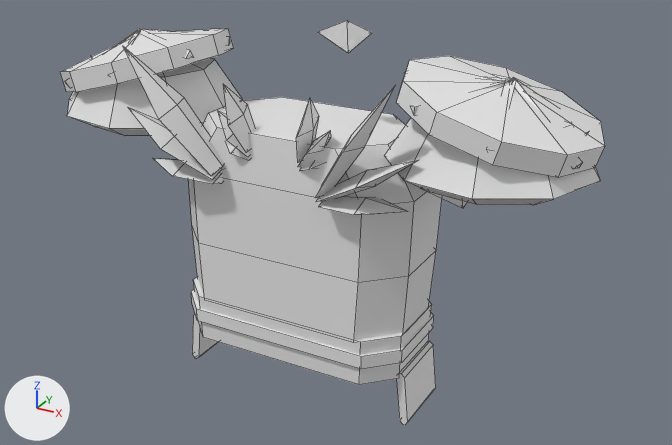
One commit to the FBX model roblox/art/armor/armor_tier3_transcendent.fbx: the scene before it, then after it.
One viewpoint serves both versions: a 50 mm lens placed at (3.8, -6.41, 3.36), pointed at (0.23, 0.08, 0.12). The axes (+X, +Y, +Z) are drawn at lower left. The lights are the same throughout. The first picture is the older version. Mesh edges are drawn as thin lines. Where no turn or scale is listed for an object, it has been applied to the vertices.

In view in the first picture: 'Belt', 'Belt_Grade', 'Chest', 'Chest_Grade', 'Chest_Trim', 'Shoulder_L', 'Shoulder_L_Trim', 'Shoulder_R', 'Shoulder_R_Trim'.
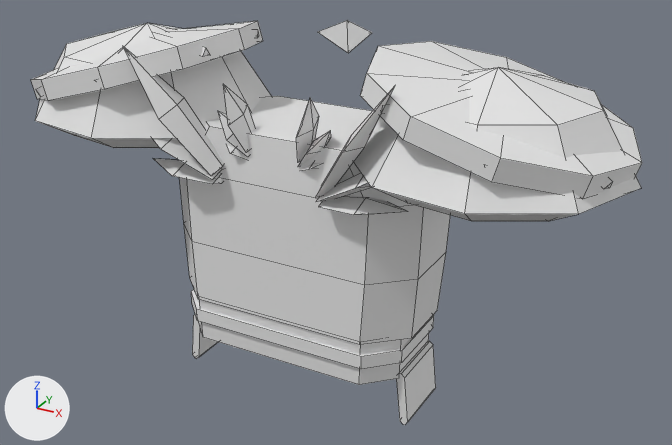
What changed in the scene script:
```text
Change me_shoulder_r:
    remove me_shoulder_r.from_pydata(...)  # 51 vertices, 66 faces; spans x -0.66..0.95, y -0.77..0.77, z 0.33..1.22
    add me_shoulder_r.from_pydata(...)  # 29 vertices, 36 faces; spans x -0.93..1.24, y -1.04..1.04, z 0.26..1.25
    me_shoulder_r part 15: the loose piece of 29 vertices spanning x -0.66..0.95, y -0.77..0.77, z 0.33..1.06 is scaled about its middle by 1.35, then moved by (0.01, 0.0, 0.06)
    me_shoulder_r part 16: the loose piece of 22 vertices spanning x -0.63..0.95, y -0.7..0.7, z 0.61..1.22 is deleted
Change me_shoulder_l:
    remove me_shoulder_l.from_pydata(...)  # 51 vertices, 66 faces; spans x -0.95..0.71, y -0.77..0.77, z 0.33..1.22
    add me_shoulder_l.from_pydata(...)  # 29 vertices, 36 faces; spans x -1.17..1.0, y -1.04..1.04, z 0.26..1.25
    me_shoulder_l part 6: the loose piece of 29 vertices spanning x -0.9..0.71, y -0.77..0.77, z 0.33..1.06 is scaled about its middle by 1.35, then moved by (0.01, 0.0, 0.06)
    me_shoulder_l part 7: the loose piece of 22 vertices spanning x -0.95..0.63, y -0.7..0.7, z 0.61..1.22 is deleted
Change me_shoulder_l_trim:
    remove me_shoulder_l_trim.from_pydata(...)  # 42 vertices, 35 faces; spans x -0.913..0.55, y -0.699..0.711, z 0.647..1.193
    add me_shoulder_l_trim.from_pydata(...)  # 64 vertices, 65 faces; spans x -1.216..0.903, y -0.945..0.951, z 0.535..1.301
    me_shoulder_l_trim part 1: the loose piece of 6 vertices spanning x -0.237..0.55, y -0.312..0.037, z 1.073..1.193 is rebuilt with 6 vertices and now spans x -0.236..0.794, y -0.409..0.037, z 1.126..1.21
    me_shoulder_l_trim part 2: the loose piece of 6 vertices spanning x -0.24..0.526, y -0.036..0.365, z 1.065..1.193 is rebuilt with 6 vertices and now spans x -0.239..0.76, y -0.035..0.479, z 1.126..1.2
    me_shoulder_l_trim part 3: the loose piece of 6 vertices spanning x -0.264..0.075, y -0.699..0.017, z 0.917..1.185 is rebuilt with 6 vertices and now spans x -0.264..0.148, y -0.938..0.012, z 0.934..1.182
    me_shoulder_l_trim part 4: the loose piece of 6 vertices spanning x -0.628..-0.191, y -0.599..0.026, z 0.741..1.185 is rebuilt with 6 vertices and now spans x -0.783..-0.194, y -0.798..0.026, z 0.693..1.184
    me_shoulder_l_trim part 5: a new loose piece of 22 vertices spanning x -1.216..0.903, y -0.945..0.945, z 0.535..1.301, in mat_armor_tier3_transcendent_shoulder_l_trim (white #e7e7e7)
    other edits to the shape of me_shoulder_l_trim do not show in these pictures
Change me_chest:
    remove me_chest.from_pydata(...)  # 47 vertices, 44 faces; spans x -1.49..1.49, y -0.56..0.66, z -0.8..1.7
    add me_chest.from_pydata(...)  # 47 vertices, 44 faces; spans x -1.49..1.49, y -0.57..0.67, z -0.8..1.7
    me_chest part 14: 32 of 47 vertices moved; they spanned x -1.1..1.1, y -0.56..0.66, z -0.8..0.82 and now span x -1.19..1.19, y -0.57..0.67, z -0.8..0.82; mean shift (0.0, 0.0, 0.0); largest move (0.85, 0.21, 0.82) -> (0.94, 0.22, 0.82)
Change me_shoulder_r_trim:
    remove me_shoulder_r_trim.from_pydata(...)  # 42 vertices, 35 faces; spans x -0.599..0.867, y -0.699..0.711, z 0.675..1.189
    add me_shoulder_r_trim.from_pydata(...)  # 64 vertices, 65 faces; spans x -0.903..1.216, y -0.945..0.951, z 0.535..1.301
    me_shoulder_r_trim part 8: the loose piece of 6 vertices spanning x 0.199..0.867, y -0.312..0.037, z 0.675..1.185 is rebuilt with 6 vertices and now spans x 0.199..1.105, y -0.409..0.037, z 0.605..1.187
    me_shoulder_r_trim part 9: the loose piece of 6 vertices spanning x 0.197..0.841, y -0.036..0.365, z 0.681..1.184 is rebuilt with 6 vertices and now spans x 0.197..1.07, y -0.035..0.479, z 0.614..1.187
    me_shoulder_r_trim part 10: the loose piece of 6 vertices spanning x 0.188..0.393, y -0.699..0.017, z 0.8..1.172 is rebuilt with 6 vertices and now spans x 0.192..0.464, y -0.938..0.012, z 0.779..1.177
    me_shoulder_r_trim part 11: the loose piece of 6 vertices spanning x -0.323..0.245, y -0.599..0.026, z 0.981..1.177 is rebuilt with 6 vertices and now spans x -0.476..0.249, y -0.798..0.026, z 1.024..1.174
    me_shoulder_r_trim part 12: the loose piece of 6 vertices spanning x -0.599..0.225, y -0.068..0.039, z 1.068..1.171 is rebuilt with 6 vertices and now spans x -0.86..0.225, y -0.079..0.039, z 1.103..1.211
    me_shoulder_r_trim part 13: a new loose piece of 22 vertices spanning x -0.903..1.216, y -0.945..0.945, z 0.535..1.301, in mat_armor_tier3_transcendent_shoulder_r_trim (white #e7e7e7)
    other edits to the shape of me_shoulder_r_trim do not show in these pictures
```

Location of each change, [x1, y1, x2, y2] in pixels of the pictures (672 x 445 px; the box of a moved part takes in the faces that stretch with it):
'Chest', reshaped
    before: [188, 20, 467, 342]
    after: [180, 20, 450, 345]
'Shoulder_R', reshaped (30% wider)
    before: [384, 56, 605, 205]
    after: [354, 67, 641, 221]
'Shoulder_R_Trim', reshaped
    before: [404, 72, 582, 169]
    after: [360, 41, 642, 199]
'Shoulder_L', reshaped (30% wider, 16% taller)
    before: [60, 28, 242, 136]
    after: [35, 23, 271, 148]
'Shoulder_L_Trim', reshaped (40% wider, 35% taller)
    before: [65, 29, 230, 88]
    after: [31, 21, 263, 101]
part 1 of me_shoulder_l_trim, rebuilt
    before: [138, 29, 194, 59]
    after: [156, 34, 210, 57]
part 2 of me_shoulder_l_trim, rebuilt
    before: [141, 29, 230, 45]
    after: [173, 29, 259, 38]
part 3 of me_shoulder_l_trim, rebuilt (not visible afterwards)
    before: [131, 31, 140, 41]
part 4 of me_shoulder_l_trim, rebuilt
    before: [65, 30, 138, 88]
    after: [36, 88, 42, 97]
part 5 of me_shoulder_l_trim, added
    after: [31, 21, 263, 101]
part 6 of me_shoulder_l, moved or reshaped
    before: [67, 58, 242, 136]
    after: [35, 23, 271, 148]
part 7 of me_shoulder_l, deleted
    before: [60, 28, 234, 92]
part 8 of me_shoulder_r_trim, rebuilt
    before: [513, 79, 582, 169]
    after: [602, 178, 612, 189]
part 9 of me_shoulder_r_trim, rebuilt (not visible afterwards)
    before: [515, 79, 549, 102]
part 10 of me_shoulder_r_trim, rebuilt (not visible afterwards)
    before: [503, 82, 516, 99]
part 11 of me_shoulder_r_trim, rebuilt
    before: [411, 80, 513, 115]
    after: [381, 105, 386, 114]
part 12 of me_shoulder_r_trim, rebuilt (not visible afterwards)
    before: [404, 72, 510, 82]
part 13 of me_shoulder_r_trim, added
    after: [360, 41, 642, 199]
part 14 of me_chest, moved or reshaped
    before: [188, 97, 442, 342]
    after: [180, 96, 450, 345]
part 15 of me_shoulder_r, moved or reshaped
    before: [384, 118, 600, 205]
    after: [354, 67, 641, 221]
part 16 of me_shoulder_r, deleted
    before: [396, 56, 605, 178]
